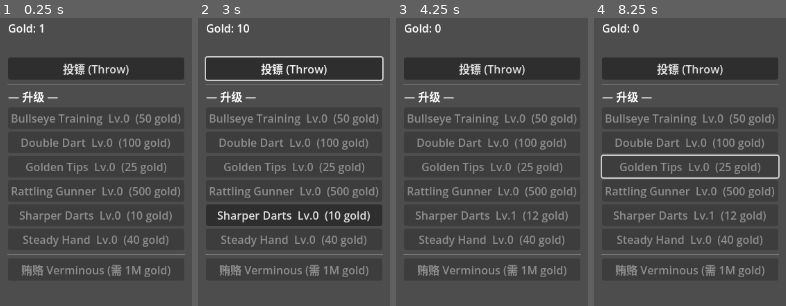
Above: before the commit, frames 1-4 (left to right).
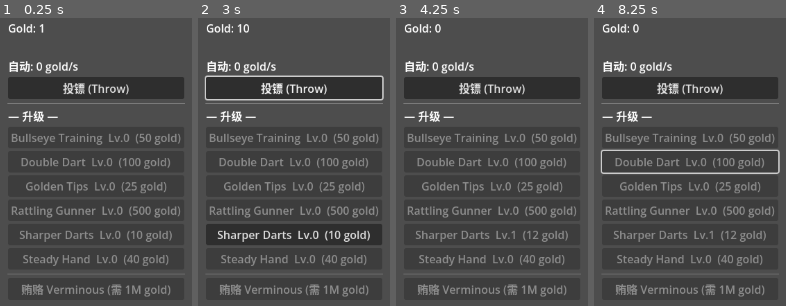
Above: after the commit, the same moments.

Repository: bearluo/godot-core-kit
Game: Godot game, scene res://examples/fortune-mill/scenes/world.tscn
Two runs of this game, one before a commit and one after it. Both use one fixed random seed, a clock stepped at 60 frames per second and the inputs below.
Inputs (mouse positions are in pixels of both pictures, inside the frame that each line leads up to):
- Up to frame 1 (0.25 s): no input
- Up to frame 2 (3 s): click "投镖 (Throw)" at 0.5 s; tap Enter (ui_accept) at 1.25, 1.52, 2, 2.75 s; move the mouse to (outside the picture) at 1.27 s; hold Up 1.28-2 s; tap Space at 1.35 s; click (outside the picture) at 1.42 s; drag from (outside the picture) to (outside the picture) at 2.02 s; move the mouse to (outside the picture) at 2.77 s; hold Up from 2.78 s (still down); tap F at 2.85 s
- Up to frame 3 (4.25 s): release Up at 3.5 s; click "Sharper Darts Lv.0 (10 gold)" at 3.5 s
- Up to frame 4 (8.25 s): tap Enter (ui_accept) at 4.25, 5, 5.27, 5.75 s; drag from (outside the picture) to (751, 164) at 4.27 s; move the mouse to (outside the picture) at 5.02 s; hold A 5.03-5.75 s; tap K at 5.1 s; drag from (751, 164) to (outside the picture) at 5.77 s; move the mouse to (outside the picture) at 6.52 s; hold Down 6.53-7.25 s; tap Space at 6.6 s; click (outside the picture) at 6.67 s; drag from (outside the picture) to (outside the picture) at 7.27 s; move the mouse to (outside the picture) at 8.02 s; hold Up from 8.03 s (still down); tap F at 8.1 s

The runs differ from the first frame. In frame 1, 25% of the frame differs, in the area x 3-97%, y 13-97%; in frame 2, 29%; in frame 3, 25%; in frame 4, 27%.

Commit message:
feat(fortune-mill): HUD 自动产率行 + 离线回归横幅(拉取 offline_report)(P1)
HUD 加「自动: X gold/s」实时行(_refresh 刷新);离线回归横幅从
FortuneMill.offline_report 拉取(autoload._ready 先于场景,靠拉取而非
订阅事件避免错过首帧),earned>0 才显示,含离线分钟数与封顶标记。

Co-Authored-By: Claude Opus 4.8 (1M context) <noreply@anthropic.com>

Diff:
--- a/examples/fortune-mill/scenes/world.gd
+++ b/examples/fortune-mill/scenes/world.gd
@@ -8,6 +8,8 @@
 var _status_label: Label
 var _bribe_button: Button
 var _upgrade_buttons: Dictionary = {}   # StringName(id) -> Button
+var _rate_label: Label
+var _offline_label: Label
 
 
 func _ready() -> void:
@@ -19,6 +21,7 @@
 	CoreKit.bus.subscribe("fortune:upgrade_purchased", _on_dirty)
 	CoreKit.bus.subscribe("fortune:room_cleared", _on_cleared)
 	_refresh()
+	_maybe_show_offline()
 
 
 ## --- FORTUNE_SMOKE:自动玩闭环,验证 $1 → 100 万 → 贿赂过关 ---
@@ -69,6 +72,9 @@
 	_status_label = Label.new()
 	root.add_child(_status_label)
 
+	_rate_label = Label.new()
+	root.add_child(_rate_label)
+
 	var throw_btn := Button.new()
 	throw_btn.text = "投镖 (Throw)"
 	throw_btn.pressed.connect(func(): FortuneMill.do_throw())
@@ -91,6 +97,10 @@
 	_bribe_button.pressed.connect(func(): FortuneMill.bribe_guard())
 	root.add_child(_bribe_button)
 
+	_offline_label = Label.new()
+	_offline_label.visible = false
+	root.add_child(_offline_label)
+
 
 func _on_dirty(_payload) -> void:
 	_refresh()
@@ -104,6 +114,8 @@
 	if _gold_label == null:
 		return
 	_gold_label.text = "Gold: %s" % Currency.format(FortuneMill.currency.get_amount())
+	if _rate_label != null:
+		_rate_label.text = "自动: %s gold/s" % Currency.format(FortuneMill.darts.auto_gold_rate())
 	for id in _upgrade_buttons:
 		var def = FortuneMill.registry.get_def(&"dart_upgrade", id)
 		var lvl := FortuneMill.darts.level_of(id)
@@ -112,3 +124,16 @@
 		btn.text = "%s  Lv.%d  (%s gold)" % [def.title, lvl, Currency.format(cost)]
 		btn.disabled = not FortuneMill.currency.can_afford(cost)
 	_bribe_button.disabled = not FortuneMill.can_bribe()
+
+
+## 从模型拉取最近离线结算,earned>0 才显示回归横幅(不靠事件,避免错过首帧)。
+func _maybe_show_offline() -> void:
+	if _offline_label == null:
+		return
+	var rep: Dictionary = FortuneMill.offline_report
+	if rep.is_empty() or float(rep.get("earned", 0.0)) <= 0.0:
+		return
+	var mins := int(float(rep.get("elapsed", 0.0)) / 60.0)
+	var capped := " (已封顶)" if bool(rep.get("capped", false)) else ""
+	_offline_label.visible = true
+	_offline_label.text = "欢迎回来!离线 %d 分钟%s,自动攒了 %s gold" % [mins, capped, Currency.format(float(rep.get("earned", 0.0)))]
